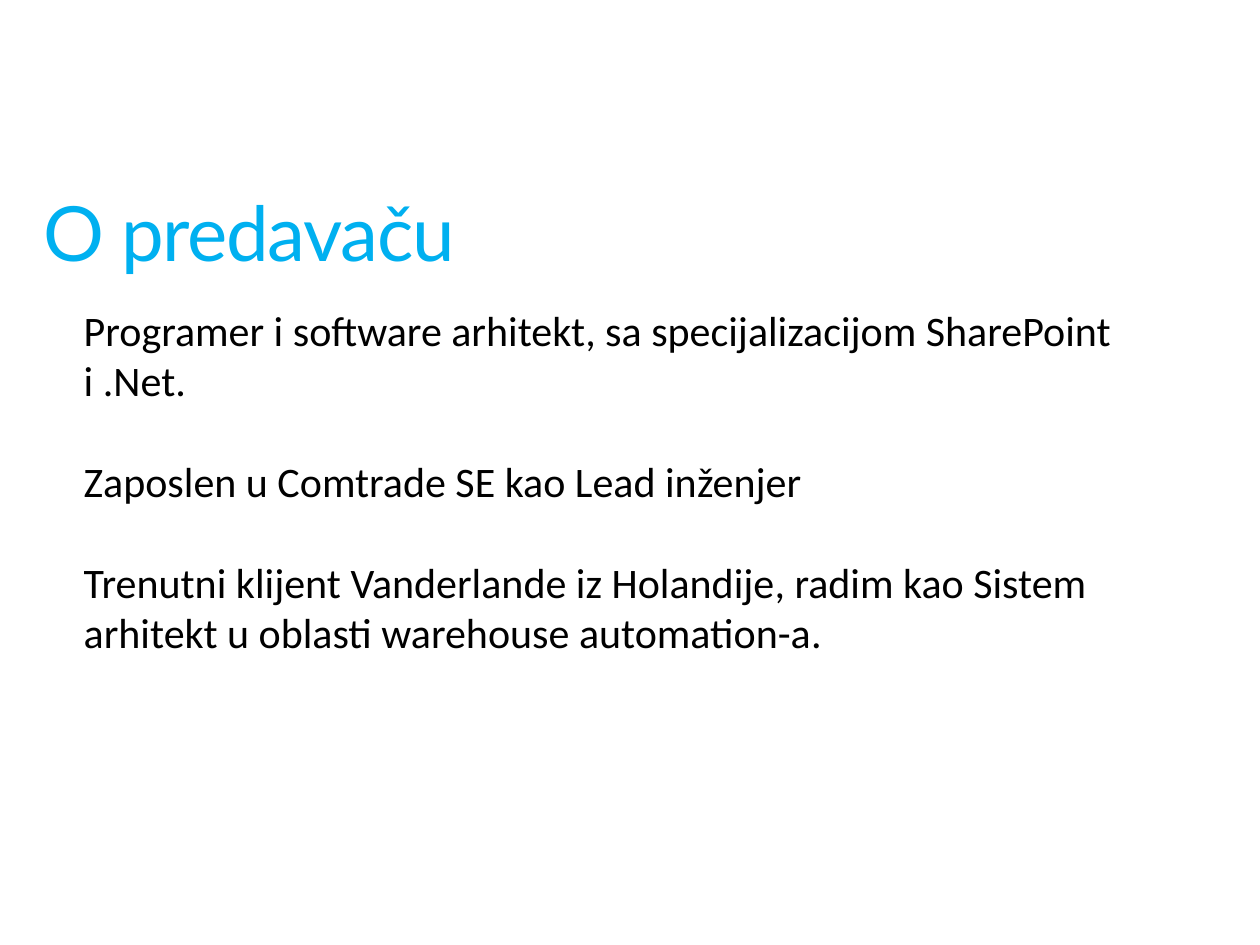
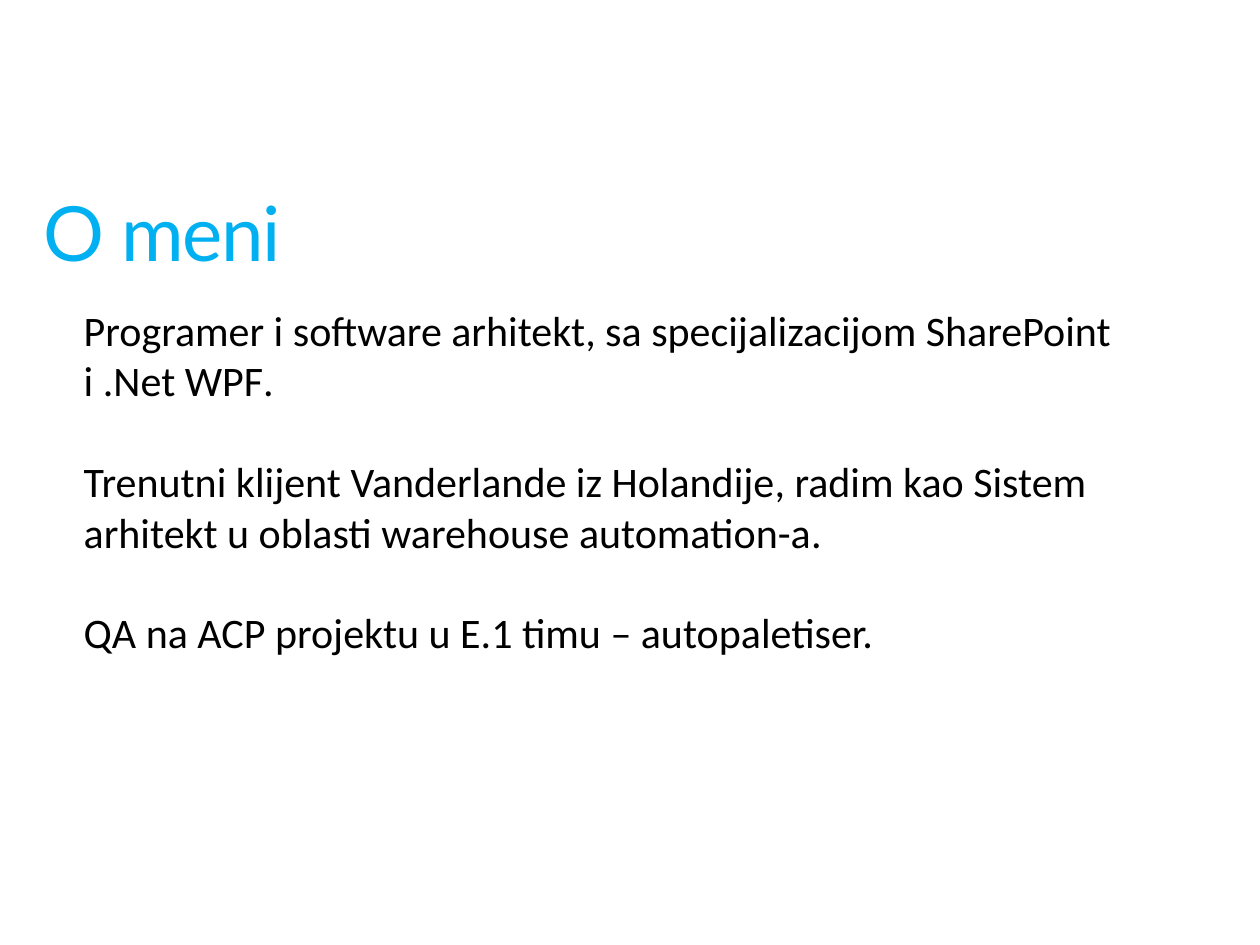
Before and after one commit to rostojic/MeetUp-Kg-Sept2017, a slide deck: slide 3 of CT-ShrePoint FrameWork - Tarabica 2017 - Main.pptx. Drawn at 1260x945 pixels with LibreOffice and Linux fonts; fonts in the diff are those of the drawing; background and template pictures are left out. Boxes give left, top, right and bottom in pixels: in the first picture for what was removed or moved away, otherwise in the second. Text is boxed around its words. In the diff, an @@ line names an element or a change of style, - is before the commit and + after.

```diff
--- a/CT-ShrePoint FrameWork - Tarabica 2017 - Main.pptx
+++ b/CT-ShrePoint FrameWork - Tarabica 2017 - Main.pptx
@@ text at box(43, 205, 281, 262): text changed @@
-O predavaču
+O meni
@@ text at box(84, 316, 1111, 397): text changed @@
-Programer i software arhitekt, sa specijalizacijom SharePoint i .Net.
-Zaposlen u Comtrade SE kao Lead inženjer
+Programer i software arhitekt, sa specijalizacijom SharePoint i .Net WPF.
@@ text at box(84, 618, 873, 656): paragraph added @@
+QA na ACP projektu u E.1 timu – autopaletiser.
```
Also in this commit, not shown: 9 other slides changed, 2 slides removed, 23 other files.
